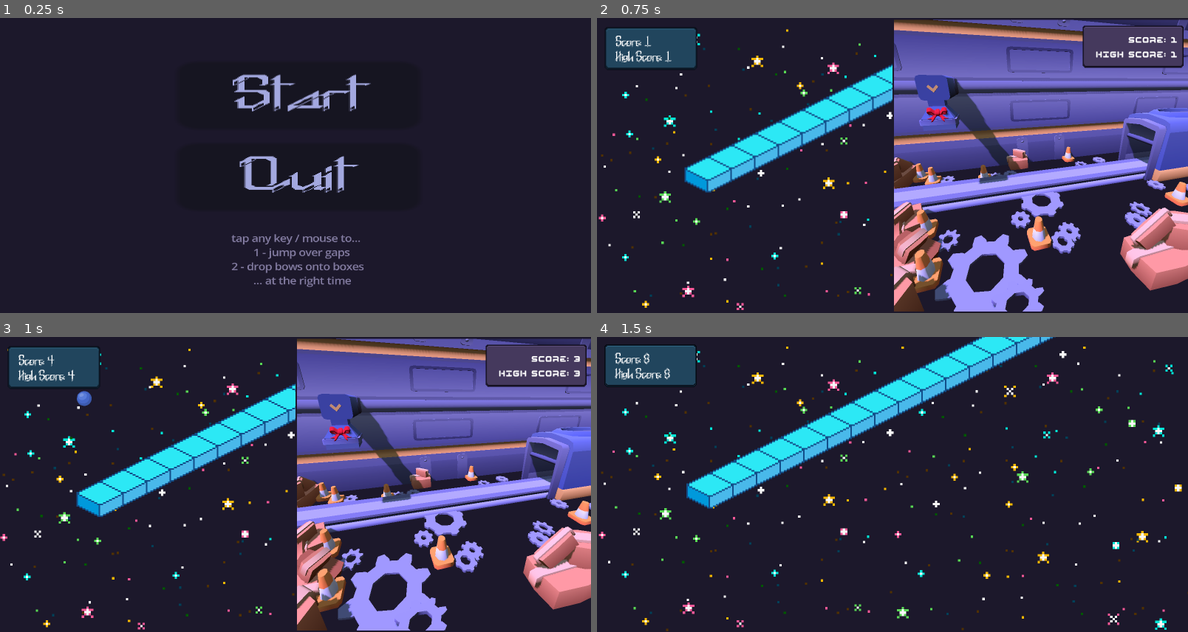
Above: before the commit, frames 1-4 (two rows, left to right).
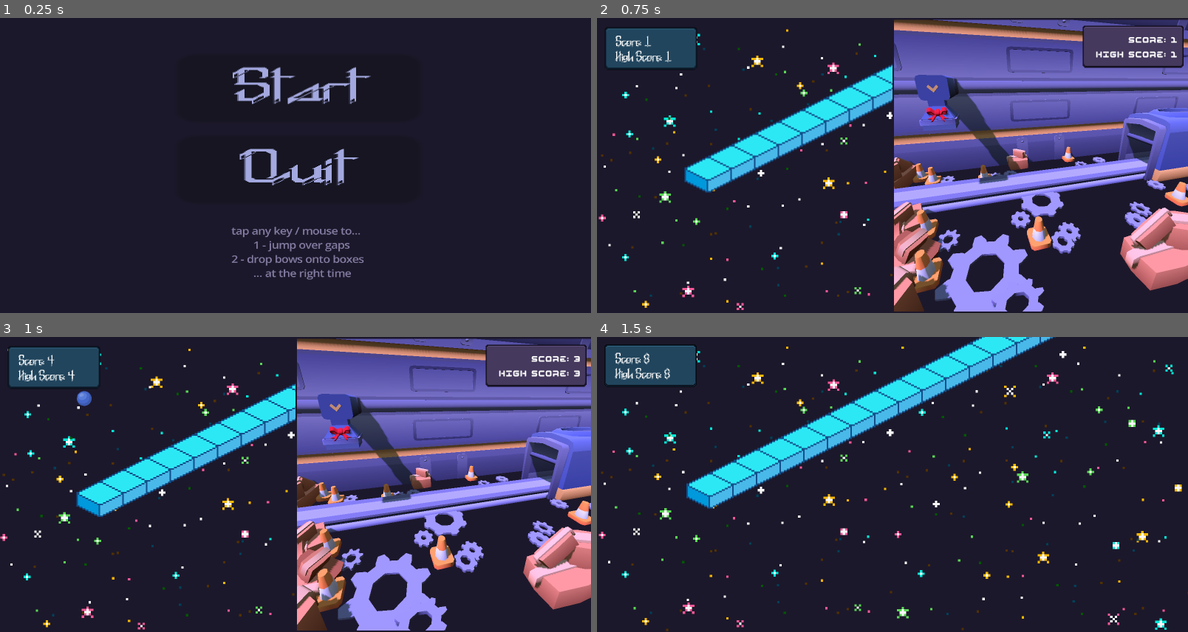
Above: after the commit, the same moments.

Repository: ofknee/tap-tap-tap
Game: Godot game, scene res://scenes/important/start_screen.tscn
Two runs of this game, one before a commit and one after it. Both use one fixed random seed, a clock stepped at 60 frames per second and the inputs below.
Inputs:
- Up to frame 1 (0.25 s): no input
- Up to frame 2 (0.75 s): click "Start" at 0.5 s
- Up to frame 3 (1 s): no input
- Up to frame 4 (1.5 s): tap Enter at 1.25 s; hold Right (RIGHT) from 1.28 s (still down); tap Shift (SWITCH) at 1.35 s

The runs differ from the first frame. In frame 1, 3.8% of the frame differs, in the area x 39-63%, y 16-92%; in frame 2, nothing differs; in frame 3, nothing differs; in frame 4, nothing differs.

Commit message:
vertically balance start screen ui

Diff:
--- a/scenes/important/start_screen.tscn
+++ b/scenes/important/start_screen.tscn
@@ -19,10 +19,10 @@
 
 [node name="RichTextLabel" type="RichTextLabel" parent="." unique_id=1213905513]
 layout_mode = 0
-offset_left = 8.900001
-offset_top = 29.05
+offset_left = 8.899999
+offset_top = 27.849998
 offset_right = 70.9
-offset_bottom = 41.05
+offset_bottom = 39.85
 scale = Vector2(0.37, 0.639)
 theme_override_colors/default_color = Color(0.51408, 0.48509997, 0.63, 1)
 theme_override_font_sizes/normal_font_size = 2
@@ -36,10 +36,10 @@
 
 [node name="VBoxContainer" type="VBoxContainer" parent="." unique_id=1559315921]
 layout_mode = 1
-offset_left = 11.749999
-offset_top = 4.8
+offset_left = 11.749997
+offset_top = 3.6000001
 offset_right = 73.75001
-offset_bottom = 50.8
+offset_bottom = 49.6
 scale = Vector2(0.48, 0.48)
 alignment = 1
 
